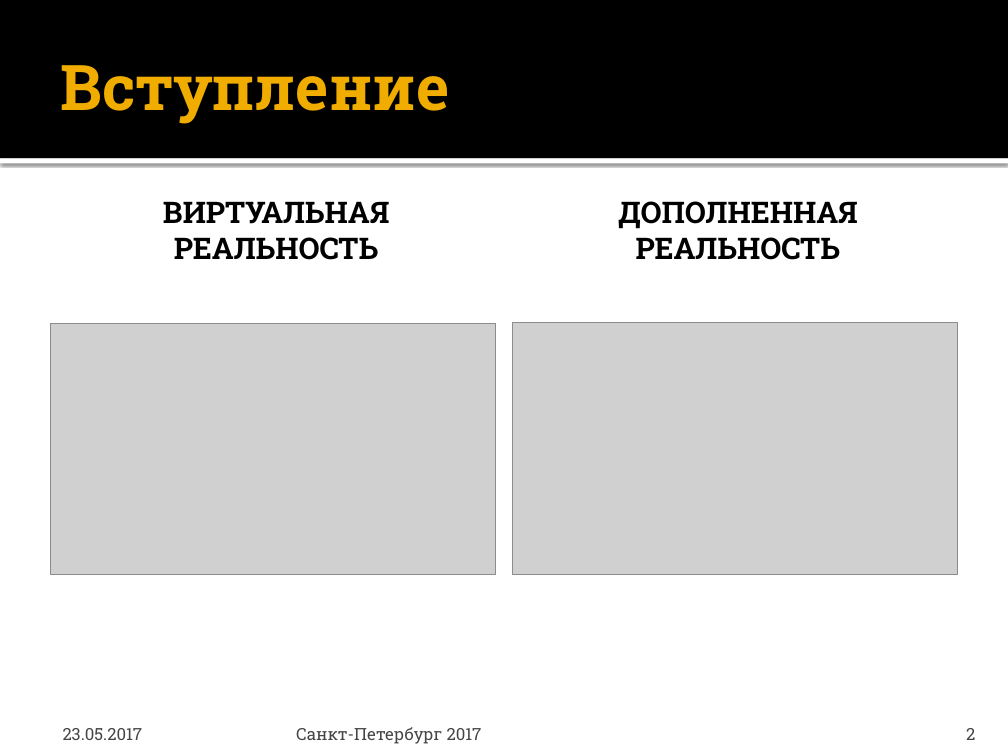
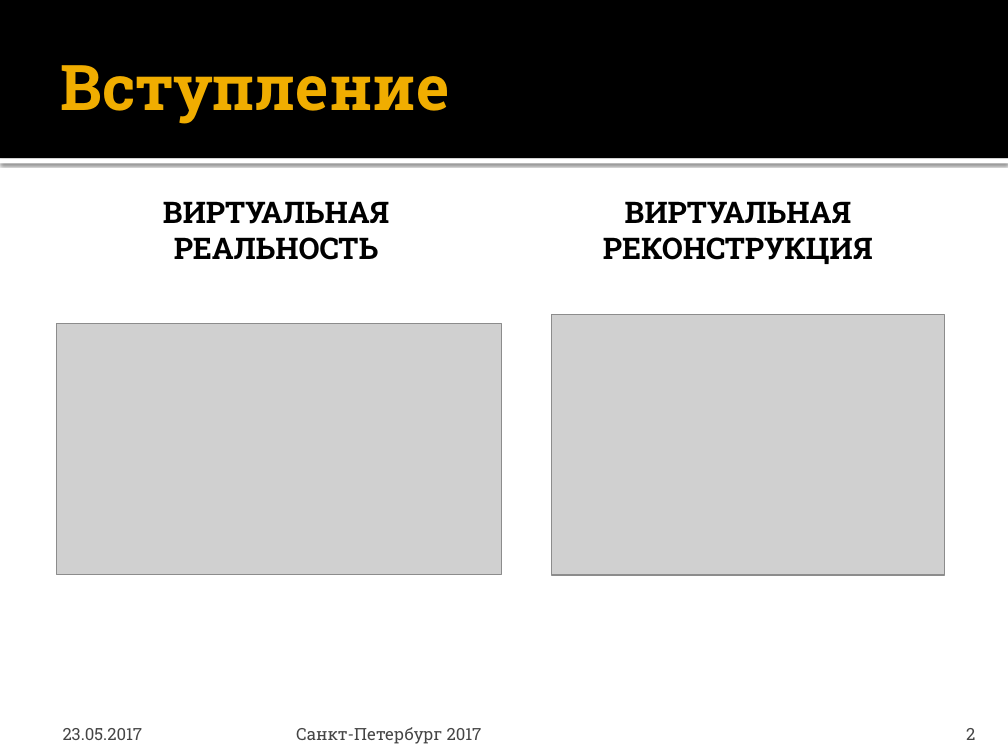
Before and after one commit to Serentiny/Unity, a slide deck: slide 2 of Внутреннее позиционирование.pptx. Drawn at 1008x756 pixels with LibreOffice and Linux fonts; fonts in the diff are those of the drawing; grey boxes stand for pictures. Boxes give left, top, right and bottom in pixels: in the first picture for what was removed or moved away, otherwise in the second. Text is boxed around its words. In the diff, an @@ line names an element or a change of style, - is before the commit and + after.

```diff
--- a/Внутреннее позиционирование.pptx
+++ b/Внутреннее позиционирование.pptx
@@ text at <box>603,201,873,264</box>: text changed @@
-ДОПОЛНЕННАЯ РЕАЛЬНОСТЬ
+ВИРТУАЛЬНАЯ РЕКОНСТРУКЦИЯ
@@ picture: place and size @@
-picture at <box>50,324,496,575</box>
+picture at <box>56,324,502,575</box>
@@ picture: place and size @@
-picture at <box>512,323,958,575</box>
+picture at <box>551,314,946,575</box>
```
Also in this commit, not shown: 5 other slides changed, 5 slides added.
